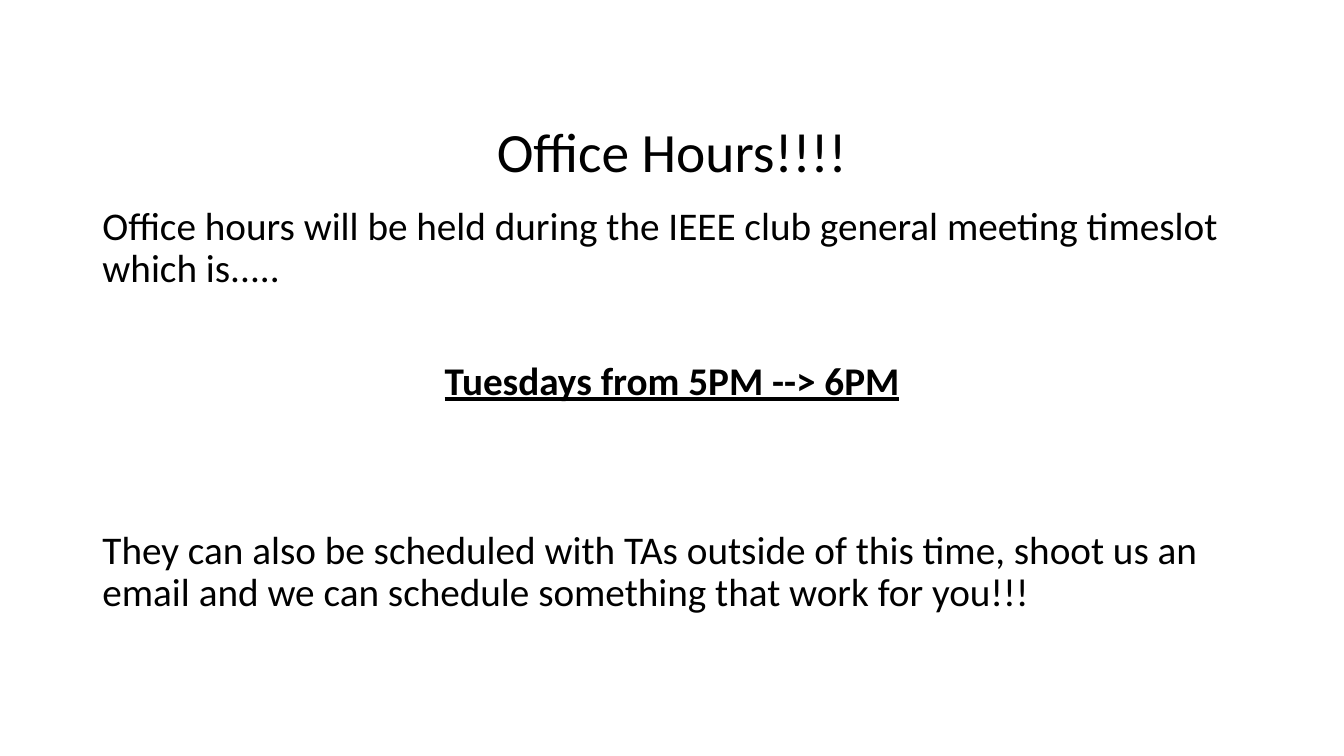
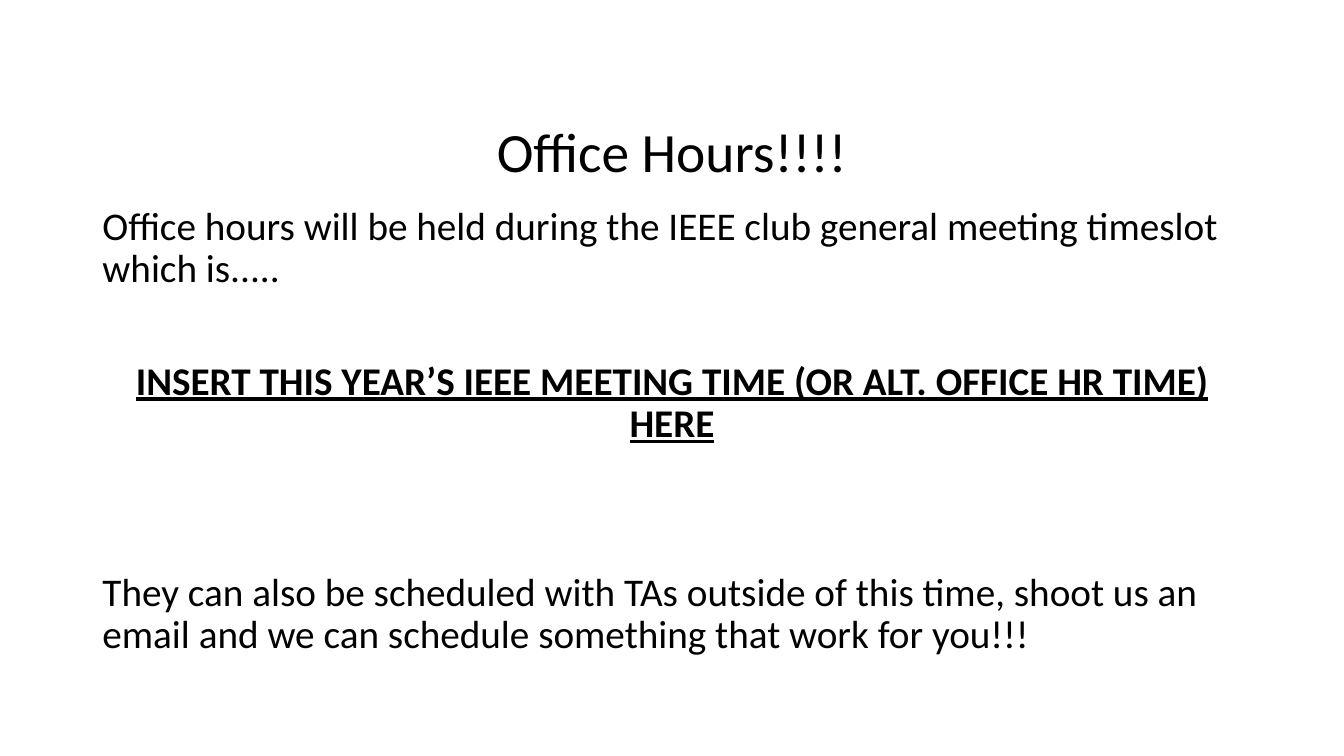
Before and after one commit to wire-fire/UVM_EE-1100, a slide deck: slide 2 of Lesson_Slides/Lab1_KVL_KCL.pptx (slide 3 before the commit). Drawn at 1344x756 pixels with LibreOffice and Linux fonts; fonts in the diff are those of the drawing; background and template pictures are left out. Boxes give left, top, right and bottom in pixels: in the first picture for what was removed or moved away, otherwise in the second. Text is boxed around its words. In the diff, an @@ line names an element or a change of style, - is before the commit and + after.

Commit message:
Update lab1
No corruption this time, just making it more versatile (removed 2025 IEEE meeting time and replaced with a spot to insert time for future years)

```diff
--- a/Lesson_Slides/Lab1_KVL_KCL.pptx
+++ b/Lesson_Slides/Lab1_KVL_KCL.pptx
@@ text at (x1=136, y1=366, x2=1208, y2=443): text changed @@
-Tuesdays from 5PM --> 6PM
+INSERT THIS YEAR’S IEEE MEETING TIME (OR ALT. OFFICE HR TIME) HERE
```
Also in this commit, not shown: 1 slide removed.
